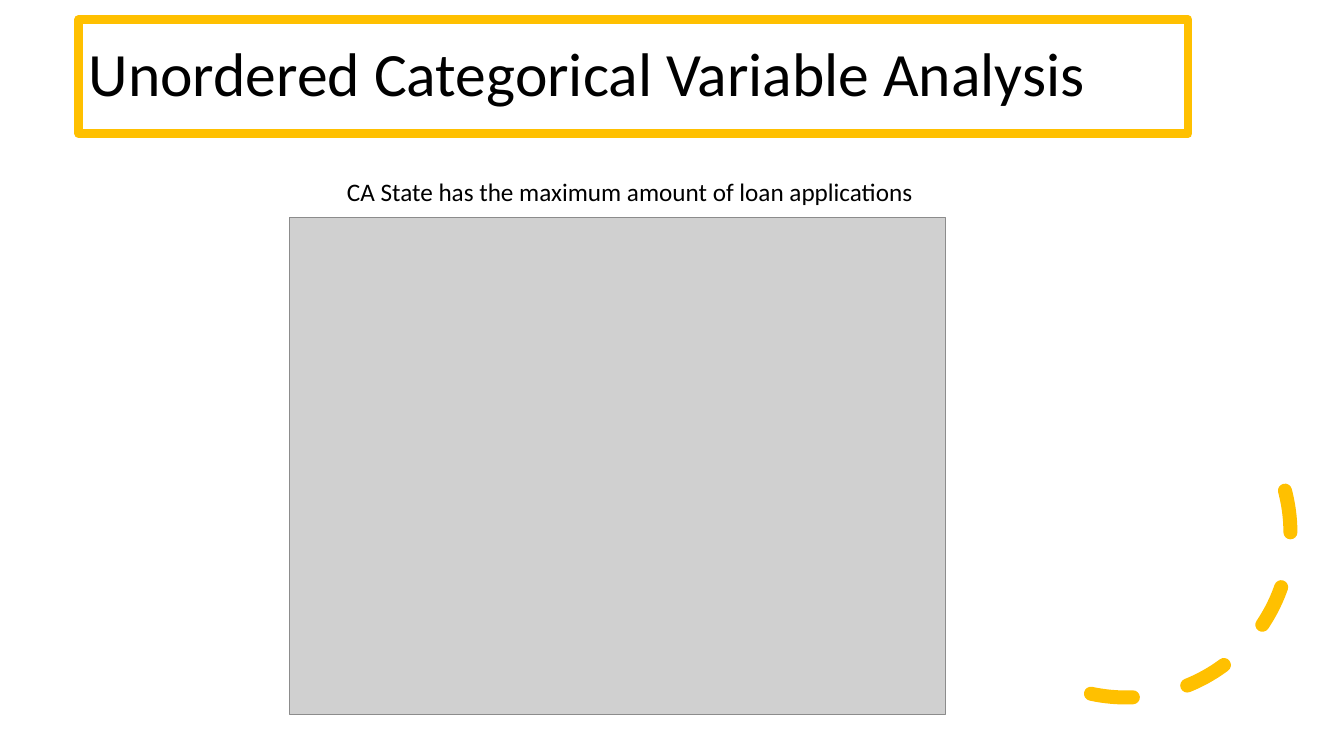
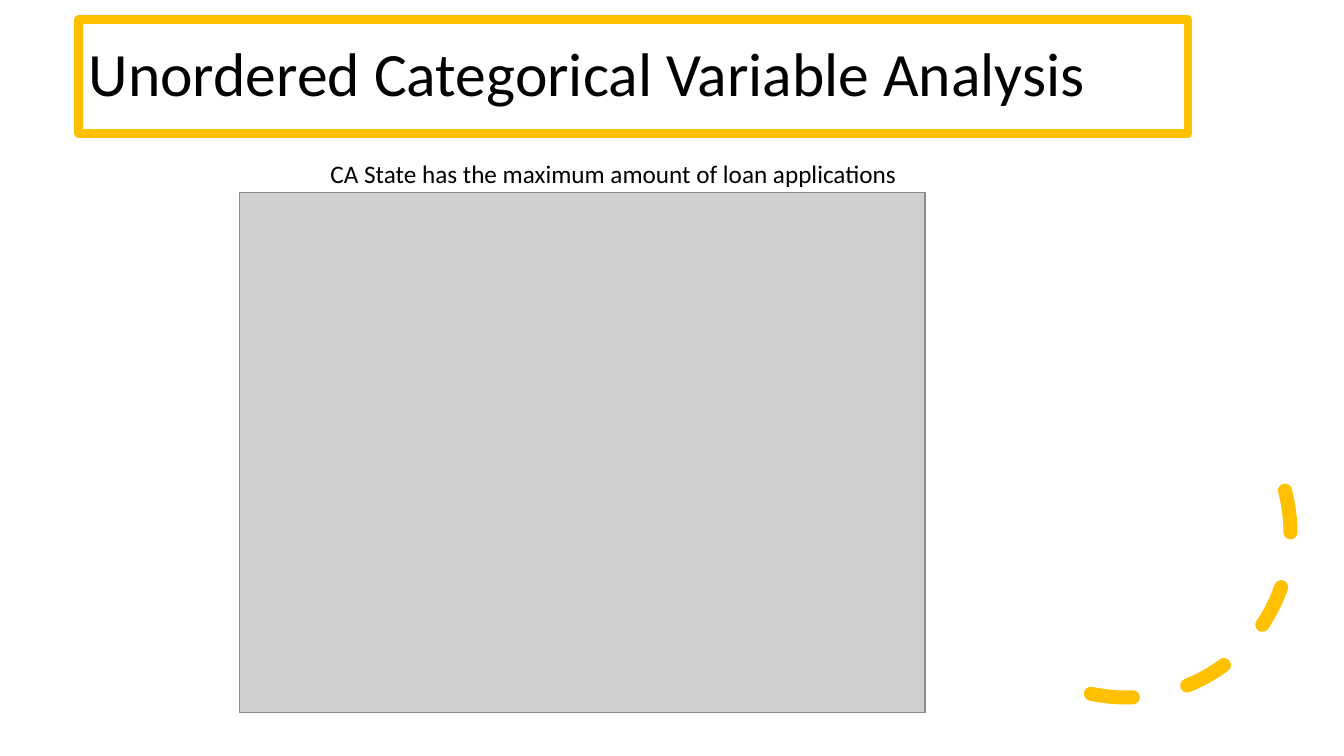
Before and after one commit to prachigoliwadekar/LendingClubCaseStudy, a slide deck: slide 15 of LendingClubCaseStudy.pptx. Drawn at 1344x756 pixels with LibreOffice and Linux fonts; fonts in the diff are those of the drawing; grey boxes stand for pictures. Boxes give left, top, right and bottom in pixels: in the first picture for what was removed or moved away, otherwise in the second. Text is boxed around its words. In the diff, an @@ line names an element or a change of style, - is before the commit and + after.

```diff
--- a/LendingClubCaseStudy.pptx
+++ b/LendingClubCaseStudy.pptx
@@ text "CA State has the maximum ...": place and size @@
-text "CA State has the maximum ..." at [347, 183, 912, 205]
+text "CA State has the maximum ..." at [330, 165, 896, 187]
@@ picture: place and size @@
-picture at [289, 218, 946, 715]
+picture at [239, 193, 925, 713]
```
Also in this commit, not shown: 4 other slides changed, 3 slides removed, 1 other file.
